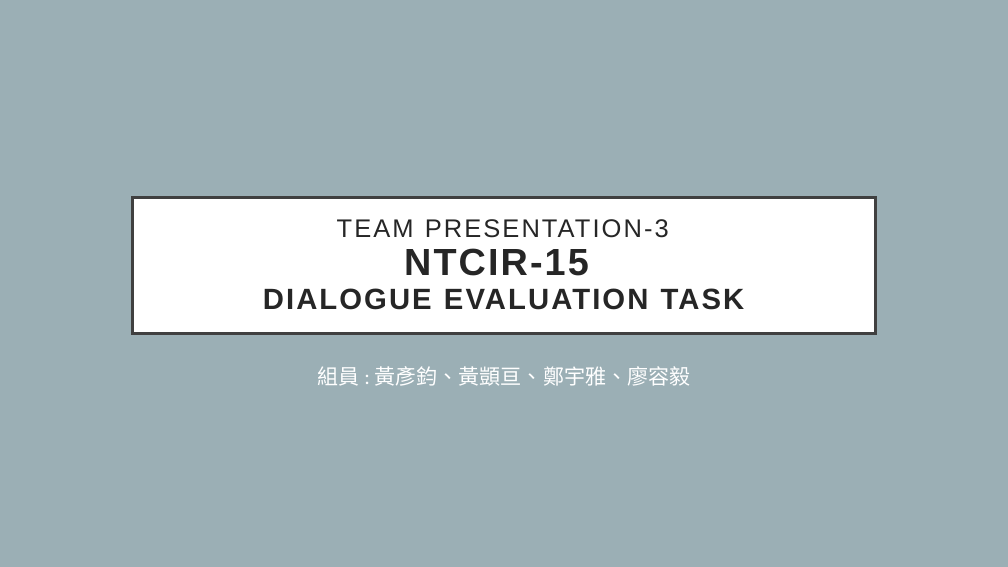
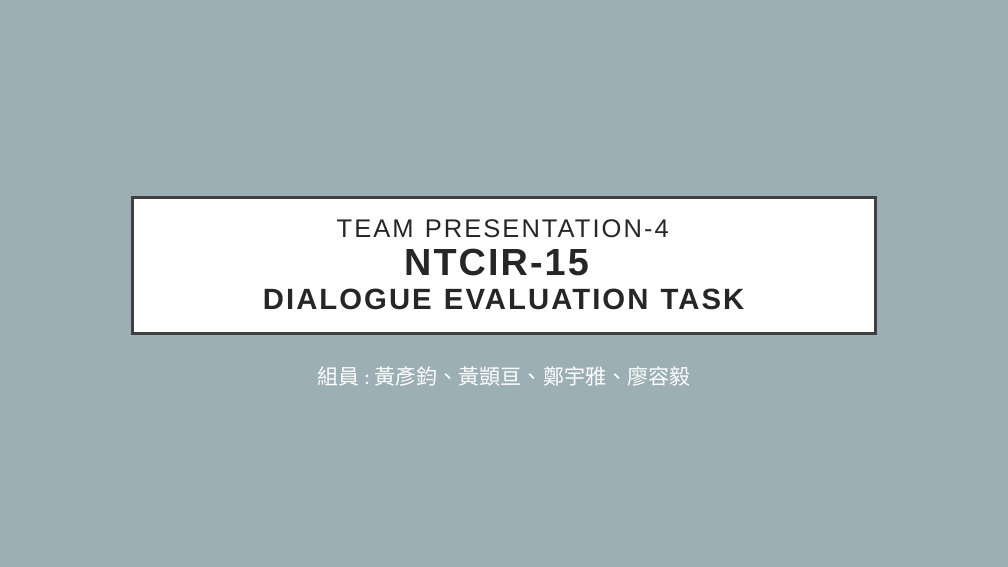
Before and after one commit to Weber12321/ntcir15, a slide deck: slide 1 of PPT/Team presentation-3.pptx. Drawn at 1008x567 pixels with LibreOffice and Linux fonts; fonts in the diff are those of the drawing. Boxes give left, top, right and bottom in pixels: in the first picture for what was removed or moved away, otherwise in the second. Text is boxed around its words. In the diff, an @@ line names an element or a change of style, - is before the commit and + after.

```diff
--- a/PPT/Team presentation-3.pptx
+++ b/PPT/Team presentation-3.pptx
@@ title at [263, 219, 745, 310]: text changed @@
-TEAM PRESENTATION-3
-NTCIR-15
-DIALOGUE EVALUATION TASK
+TEAM PRESENTATION-4
+NTCIR-15
+DIALOGUE EVALUATION TASK
```
Also in this commit, not shown: 1 other file.
